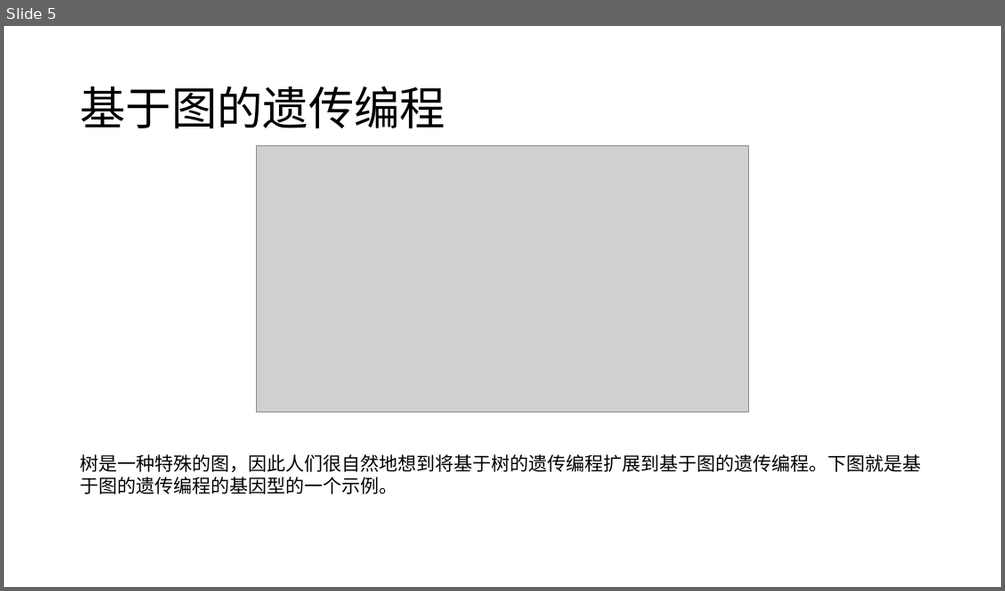
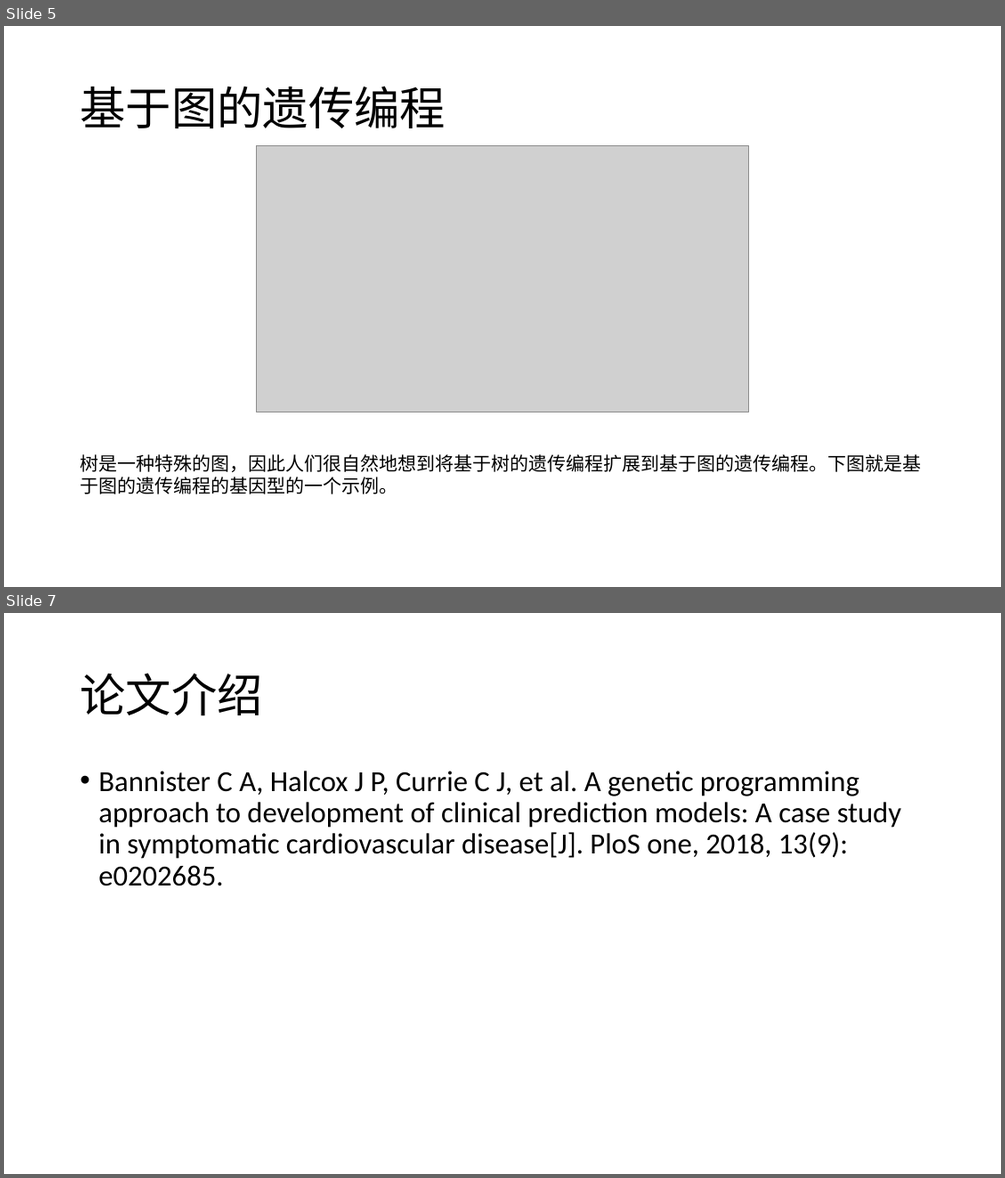
Before and after one commit to likaihz/EAS, a slide deck: dongjianzhou/slide.pptx. Shown one above the other, each under a label of ours: slide 5 before the commit, slides 5 and 7 after it; the slides between them are not shown. The pictures are 1005x591 and 1005x1178 pixels, drawn with LibreOffice and Linux fonts; fonts in the diff are those of the drawing; grey boxes stand for pictures. Boxes give left, top, right and bottom in pixels: in the first picture for what was removed or moved away, otherwise in the second. Text is boxed around its words. In the diff, an @@ line names an element or a change of style, - is before the commit and + after.

Commit message:
修改slide,添加了论文的大众情况

```diff
--- a/dongjianzhou/slide.pptx
+++ b/dongjianzhou/slide.pptx
@@ slide 7 added at (x1=4, y1=613, x2=1001, y2=1174), background #FFFFFF @@
@@ title added at (x1=80, y1=673, x2=262, y2=716), 44 pt, text #000000 @@
+论文介绍
@@ text added at (x1=98, y1=771, x2=901, y2=886), 28 pt, text #000000 @@
+• Bannister C A, Halcox J P, Currie C J, et al. A genetic programming approach to development of clinical prediction models: A case study in symptomatic cardiovascular disease[J]. PloS one, 2018, 13(9): e0202685.
```
Also in this commit, not shown: 1 slide changed, 4 other slides added.
